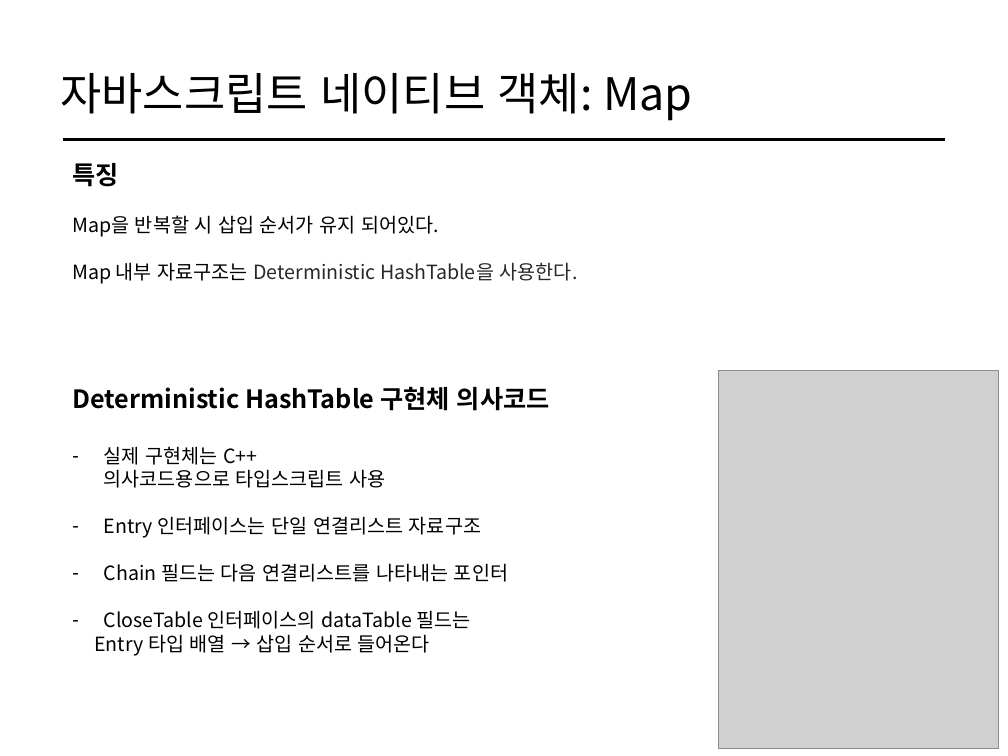
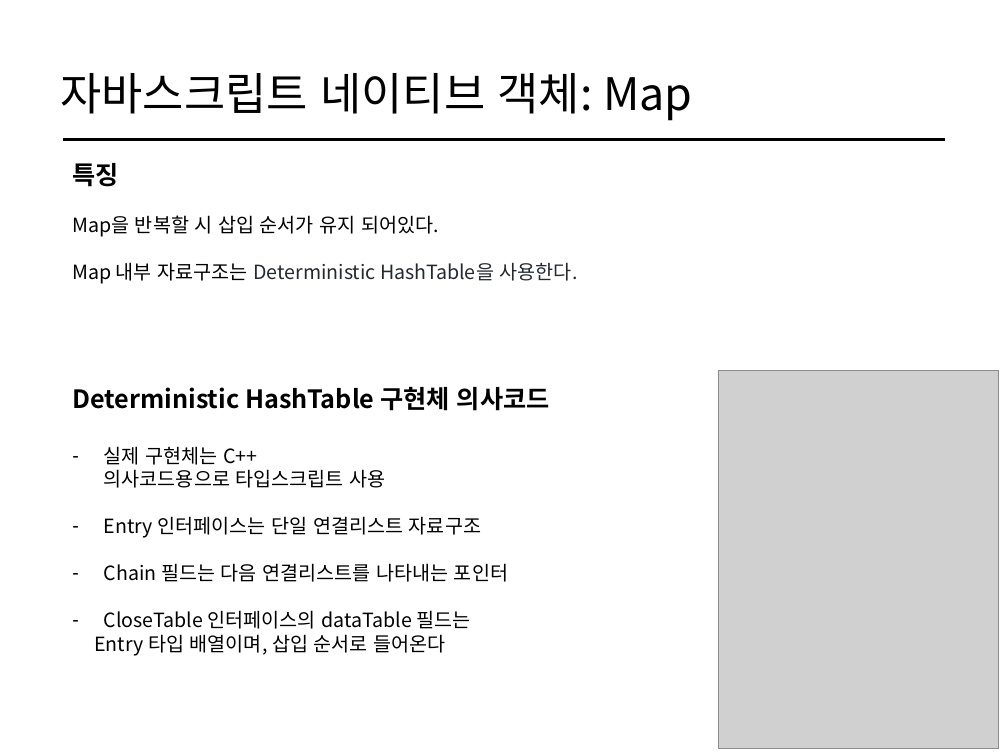
Before and after one commit to cs-study-org/cs-study, a slide deck: slide 5 of 05/yongki/DataStructure&FileSystem.pptx. Drawn at 1008x756 pixels with LibreOffice and Linux fonts; fonts in the diff are those of the drawing; grey boxes stand for pictures. Boxes give left, top, right and bottom in pixels: in the first picture for what was removed or moved away, otherwise in the second. Text is boxed around its words. In the diff, an @@ line names an element or a change of style, - is before the commit and + after.

```diff
--- a/05/yongki/DataStructure&FileSystem.pptx
+++ b/05/yongki/DataStructure&FileSystem.pptx
@@ text at (94,634,445,656): text changed @@
-Entry 타입 배열 → 삽입 순서로 들어온다
+Entry 타입 배열이며, 삽입 순서로 들어온다
```
Also in this commit, not shown: 9 other slides changed, 16 slides added.
